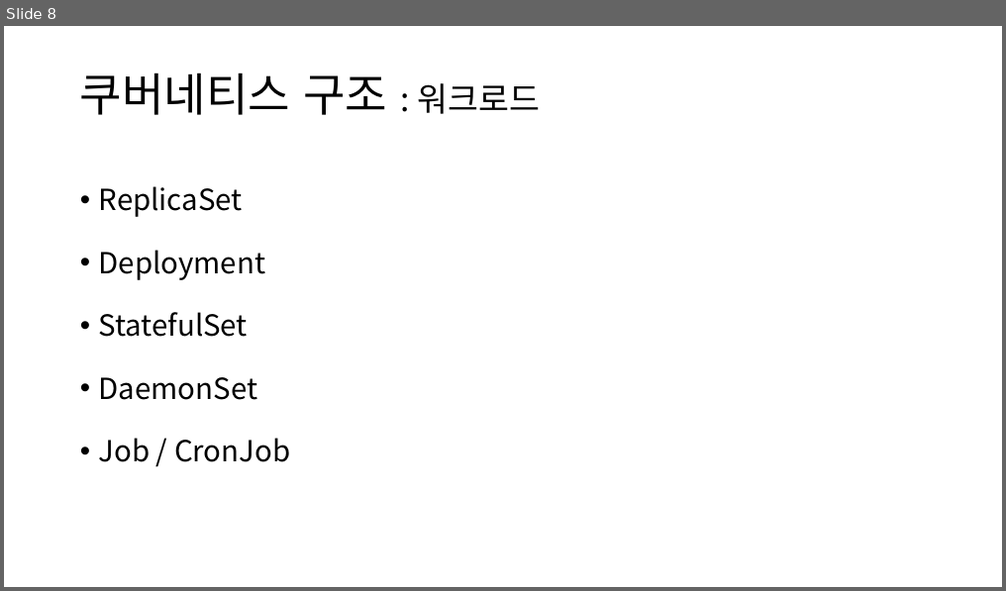
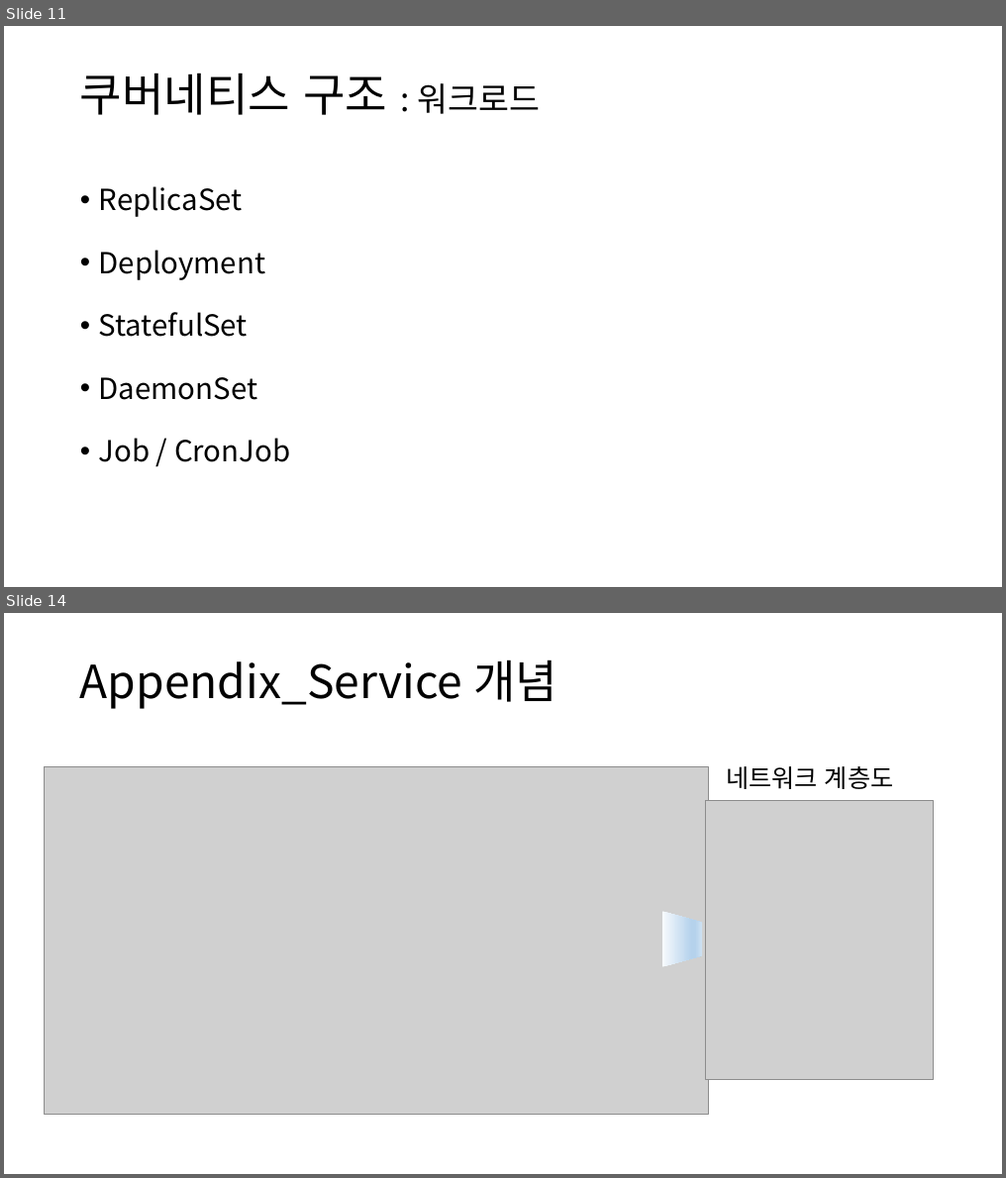
Before and after one commit to truthsj/ds4th_study, a slide deck: source/도커심화_한권으로_배우는_도커_&_쿠버네티스/ch07_쿠버네티스의 기본구조_wooseok.pptx. Shown one above the other, each under a label of ours: slide 8 before the commit, slides 11 and 14 after it; the slides between them are not shown. The pictures are 1006x591 and 1006x1178 pixels, drawn with LibreOffice and Linux fonts; fonts in the diff are those of the drawing; grey boxes stand for pictures; background and template pictures are left out. Boxes give left, top, right and bottom in pixels: in the first picture for what was removed or moved away, otherwise in the second. Text is boxed around its words. In the diff, an @@ line names an element or a change of style, - is before the commit and + after.

```diff
--- a/source/도커심화_한권으로_배우는_도커_&_쿠버네티스/ch07_쿠버네티스의 기본구조_wooseok.pptx
+++ b/source/도커심화_한권으로_배우는_도커_&_쿠버네티스/ch07_쿠버네티스의 기본구조_wooseok.pptx
@@ slide 14 added at (x1=4, y1=613, x2=1002, y2=1174), background #FFFFFF @@
@@ title added at (x1=80, y1=660, x2=557, y2=709), 44 pt, text #000000 @@
+Appendix_Service 개념
@@ picture added at (x1=44, y1=766, x2=709, y2=1115) @@
@@ text added at (x1=726, y1=766, x2=894, y2=789), 24 pt, text #000000 @@
+네트워크 계층도
@@ picture added at (x1=706, y1=801, x2=933, y2=1080) @@
@@ flow chart manual operation added at (x1=662, y1=911, x2=702, y2=966), fill gradient #F7FAFD to #B5D2EC to #CEE1F2 @@
@@ what was slide 8 is now slide 11 @@
```
Also in this commit, not shown: 3 slides changed, 6 other slides added, 1 slide removed, 36 other files.
